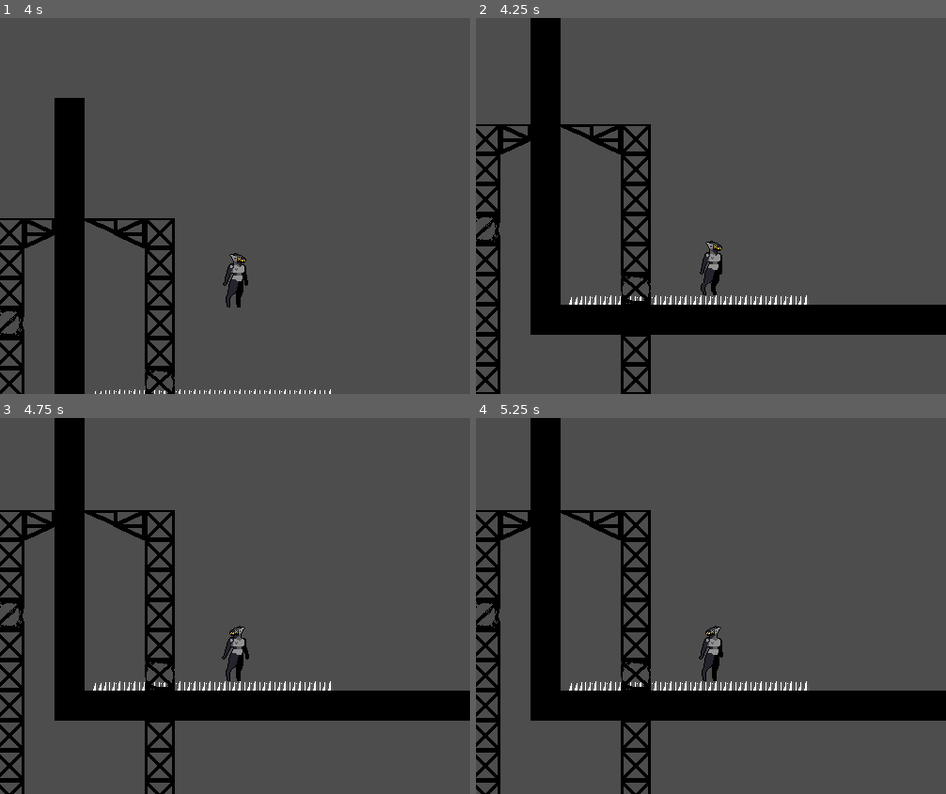
Above: before the commit, frames 1-4 (two rows, left to right).
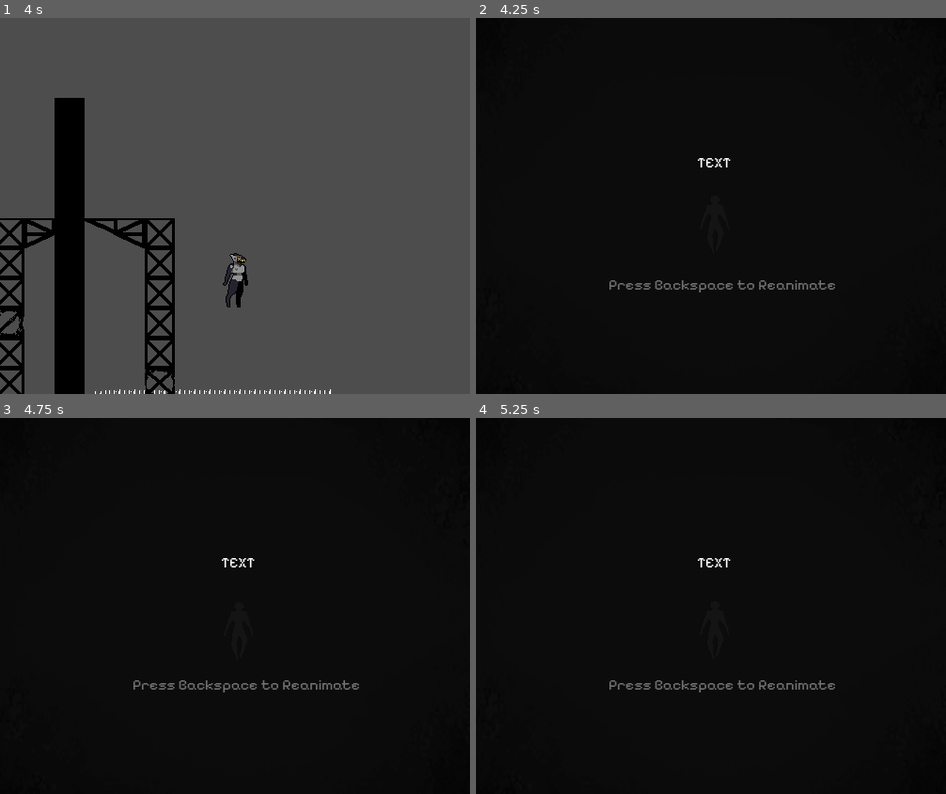
Above: after the commit, the same moments.

Repository: flrping/two-body-problem
Game: Godot game, scene res://scenes/levels/l1_p1.tscn
Two runs of this game, one before a commit and one after it. Both use one fixed random seed, a clock stepped at 60 frames per second and the inputs below.
Inputs:
- Up to frame 1 (4 s): tap Enter (ui_accept) at 0.5, 0.77, 1.52, 3.02, 3.77 s; hold Right (ui_right) 0.53-2.03 s; hold Left (ui_left) 2.03-2.78 s; hold Right (ui_right) from 2.78 s (still down)
- Up to frame 2 (4.25 s): keep holding Right (ui_right)
- Up to frame 3 (4.75 s): release Right (ui_right) at 4.28 s; hold Left (ui_left) from 4.28 s (still down); tap Enter (ui_accept) at 4.52 s
- Up to frame 4 (5.25 s): tap Enter (ui_accept) at 5 s; release Left (ui_left) at 5.03 s; hold Right (ui_right) from 5.03 s (still down)

Frame 1 is identical in both runs. In frame 2, 83% of the frame differs, in the area x 0-100%, y 0-100%; in frame 3, 83%; in frame 4, 83%.

Commit message:
death screen and revival

Diff:
--- /dev/null
+++ b/src/scenes/death_screen.tscn
@@ -0,0 +1,63 @@
+[gd_scene load_steps=7 format=3 uid="uid://bu8dcus8nm4on"]
+
+[ext_resource type="Texture2D" uid="uid://da4cn4dsxx2gm" path="res://assets/backgrounds/afterlifebackground.png" id="1_dwo6e"]
+[ext_resource type="FontFile" uid="uid://byxax6tlb31sx" path="res://assets/fonts/pixelify/PixelifySans-VariableFont_wght.ttf" id="2_mqh5l"]
+[ext_resource type="Texture2D" uid="uid://rn45mma4ftjt" path="res://assets/reanimate_last.png" id="3_mqh5l"]
+[ext_resource type="Script" uid="uid://n0oxx6vwx36l" path="res://scripts/death_screen_sprite.gd" id="4_7ns25"]
+
+[sub_resource type="LabelSettings" id="LabelSettings_7ns25"]
+font = ExtResource("2_mqh5l")
+
+[sub_resource type="LabelSettings" id="LabelSettings_gwety"]
+font = ExtResource("2_mqh5l")
+font_color = Color(0.44203168, 0.44203168, 0.44203168, 1)
+shadow_size = 0
+
+[node name="DeathScreen" type="Control"]
+z_index = 1
+layout_mode = 3
+anchors_preset = 15
+anchor_right = 1.0
+anchor_bottom = 1.0
+offset_top = -50.0
+offset_right = -500.0
+offset_bottom = -450.0
+grow_horizontal = 2
+grow_vertical = 2
+
+[node name="TextureRect" type="TextureRect" parent="."]
+layout_mode = 0
+offset_left = -231.0
+offset_top = -9.0
+offset_right = 717.0
+offset_bottom = 414.0
+texture = ExtResource("1_dwo6e")
+
+[node name="Message" type="Label" parent="."]
+layout_mode = 0
+offset_left = 133.0
+offset_top = 144.0
+offset_right = 375.0
+offset_bottom = 167.0
+text = "TEXT"
+label_settings = SubResource("LabelSettings_7ns25")
+horizontal_alignment = 1
+
+[node name="Reanimate" type="Label" parent="."]
+layout_mode = 0
+offset_left = 141.0
+offset_top = 274.0
+offset_right = 383.0
+offset_bottom = 297.0
+text = "Press Backspace to Reanimate"
+label_settings = SubResource("LabelSettings_gwety")
+horizontal_alignment = 1
+
+[node name="Sprite" type="TextureRect" parent="."]
+layout_mode = 0
+offset_left = 217.0
+offset_top = 179.0
+offset_right = 291.0
+offset_bottom = 253.0
+texture = ExtResource("3_mqh5l")
+script = ExtResource("4_7ns25")
--- a/src/scenes/player.tscn
+++ b/src/scenes/player.tscn
@@ -1,8 +1,9 @@
-[gd_scene load_steps=27 format=3 uid="uid://dt3anowi1fbkx"]
+[gd_scene load_steps=39 format=3 uid="uid://dt3anowi1fbkx"]
 
 [ext_resource type="Script" uid="uid://bv04ggu6sv6je" path="res://scripts/player.gd" id="1_xo3ru"]
 [ext_resource type="Texture2D" uid="uid://bci87y7y5ilx" path="res://assets/2broidle.png" id="2_g2els"]
 [ext_resource type="Texture2D" uid="uid://bd4ul6gdvpr1a" path="res://assets/2bro_run.png" id="3_qhqgy"]
+[ext_resource type="Texture2D" uid="uid://cin8ono1x2mxt" path="res://assets/reanimate.png" id="3_qlg0r"]
 [ext_resource type="Texture2D" uid="uid://tu1jlm0ajgea" path="res://assets/2broruntransition.png" id="4_dqkch"]
 
 [sub_resource type="AtlasTexture" id="AtlasTexture_qhqgy"]
@@ -52,6 +53,50 @@
 [sub_resource type="AtlasTexture" id="AtlasTexture_f1ej7"]
 atlas = ExtResource("2_g2els")
 region = Rect2(594, 0, 54, 62)
+
+[sub_resource type="AtlasTexture" id="AtlasTexture_4ni07"]
+atlas = ExtResource("3_qlg0r")
+region = Rect2(0, 0, 75, 74)
+
+[sub_resource type="AtlasTexture" id="AtlasTexture_l71n6"]
+atlas = ExtResource("3_qlg0r")
+region = Rect2(75, 0, 75, 74)
+
+[sub_resource type="AtlasTexture" id="AtlasTexture_ke2ow"]
+atlas = ExtResource("3_qlg0r")
+region = Rect2(150, 0, 75, 74)
+
+[sub_resource type="AtlasTexture" id="AtlasTexture_ujl30"]
+atlas = ExtResource("3_qlg0r")
+region = Rect2(225, 0, 75, 74)
+
+[sub_resource type="AtlasTexture" id="AtlasTexture_31cv2"]
+atlas = ExtResource("3_qlg0r")
+region = Rect2(300, 0, 75, 74)
+
+[sub_resource type="AtlasTexture" id="AtlasTexture_pf23h"]
+atlas = ExtResource("3_qlg0r")
+region = Rect2(375, 0, 75, 74)
+
+[sub_resource type="AtlasTexture" id="AtlasTexture_dt7fs"]
+atlas = ExtResource("3_qlg0r")
+region = Rect2(450, 0, 75, 74)
+
+[sub_resource type="AtlasTexture" id="AtlasTexture_wqfne"]
+atlas = ExtResource("3_qlg0r")
+region = Rect2(525, 0, 75, 74)
+
+[sub_resource type="AtlasTexture" id="AtlasTexture_wnwbv"]
+atlas = ExtResource("3_qlg0r")
+region = Rect2(600, 0, 75, 74)
+
+[sub_resource type="AtlasTexture" id="AtlasTexture_gl8cc"]
+atlas = ExtResource("3_qlg0r")
+region = Rect2(675, 0, 75, 74)
+
+[sub_resource type="AtlasTexture" id="AtlasTexture_487ah"]
+atlas = ExtResource("3_qlg0r")
+region = Rect2(750, 0, 75, 74)
 
 [sub_resource type="AtlasTexture" id="AtlasTexture_oprun"]
 atlas = ExtResource("3_qhqgy")
@@ -127,6 +172,44 @@
 "loop": true,
 "name": &"idle",
 "speed": 5.0
+}, {
+"frames": [{
+"duration": 1.0,
+"texture": SubResource("AtlasTexture_4ni07")
+}, {
+"duration": 1.0,
+"texture": SubResource("AtlasTexture_l71n6")
+}, {
+"duration": 1.0,
+"texture": SubResource("AtlasTexture_ke2ow")
+}, {
+"duration": 1.0,
+"texture": SubResource("AtlasTexture_ujl30")
+}, {
+"duration": 1.0,
+"texture": SubResource("AtlasTexture_31cv2")
+}, {
+"duration": 1.0,
+"texture": SubResource("AtlasTexture_pf23h")
+}, {
+"duration": 1.0,
+"texture": SubResource("AtlasTexture_dt7fs")
+}, {
+"duration": 1.0,
+"texture": SubResource("AtlasTexture_wqfne")
+}, {
+"duration": 1.0,
+"texture": SubResource("AtlasTexture_wnwbv")
+}, {
+"duration": 1.0,
+"texture": SubResource("AtlasTexture_gl8cc")
+}, {
+"duration": 1.0,
+"texture": SubResource("AtlasTexture_487ah")
+}],
+"loop": false,
+"name": &"reanimate",
+"speed": 12.0
 }, {
 "frames": [{
 "duration": 1.0,
@@ -183,7 +266,7 @@
 [node name="AnimatedSprite2D" type="AnimatedSprite2D" parent="."]
 texture_filter = 1
 sprite_frames = SubResource("SpriteFrames_3vyb7")
-animation = &"idle"
+animation = &"reanimate"
 
 [node name="CollisionShape2D" type="CollisionShape2D" parent="."]
 visible = false
--- /dev/null
+++ b/src/scripts/death_screen_sprite.gd
@@ -0,0 +1,15 @@
+extends TextureRect
+
+var amplitude = 10.0
+var speed = 2.0
+var base_y = 0.0
+var time = 0.0
+
+# Called when the node enters the scene tree for the first time.
+func _ready() -> void:
+	base_y = position.y
+
+# Called every frame. 'delta' is the elapsed time since the previous frame.
+func _process(delta: float) -> void:
+	time += delta * speed
+	position.y = base_y + sin(time) * amplitude
--- a/src/scripts/hazard.gd
+++ b/src/scripts/hazard.gd
@@ -2,6 +2,7 @@
 class_name HazardArea2D
 
 @export var damage: int = 0;
+@onready var deathScreen = load("res://scenes/death_screen.tscn")
 
 func _ready() -> void:
 	body_entered.connect(_on_area_2d_body_entered)
@@ -9,3 +10,12 @@
 func _on_area_2d_body_entered(body: Node2D) -> void:
 	if body.is_in_group("Player"):
 		body.is_alive = false;
+
+		# spawns the death screen.
+		# probably should move this logic to a signal that the game itself listens to in the future.
+		var exists = get_tree().current_scene.get_node_or_null("Player/Camera2D/DeathScreen")
+		if exists == null:
+			var _deathScreen = deathScreen.instantiate()
+			_deathScreen.name = "DeathScreen"
+			get_tree().current_scene.get_node("Player/Camera2D").position_smoothing_enabled = false
+			get_tree().current_scene.get_node("Player/Camera2D").add_child(_deathScreen)
--- a/src/scripts/player.gd
+++ b/src/scripts/player.gd
@@ -82,7 +82,7 @@
 			animation.flip_h = true
 		else:
 			animation.flip_h = false
-	else:
+	elif is_alive:
 		real_velocity.x = move_toward(real_velocity.x, 0, SPEED)
 		animation.play("idle")
 
@@ -107,7 +107,6 @@
 
 func _input(event: InputEvent) -> void:
 	if Input.is_action_pressed("ui_text_backspace") and not is_alive:
-		is_alive = true # we may want to change the order of this. we could temp save the position.
 		real_velocity = Vector2(0,0)
 
 		var _corpse = corpse.instantiate()
@@ -118,7 +117,17 @@
 		get_tree().current_scene.add_child(_corpse)
 
 		has_died.emit()
+
+		var exists = get_tree().current_scene.get_node_or_null("Player/Camera2D/DeathScreen")
+		if exists != null:
+			exists.free()
+
+		camera.position_smoothing_enabled = true
+		animation.play("reanimate")
+		await animation.animation_finished
+
 		position = spawn.position
+		is_alive = true
 
 func set_locked_camera(x, y, enable_x: bool, enable_y: bool):
 	lock_camera_x = enable_x
Binary file added: src/assets/backgrounds/afterlifebackground.png
Not shown, added: src/assets/backgrounds/afterlifebackground.png.import
Not shown, added: src/assets/fonts/pixelify/OFL.txt
Binary file added: src/assets/fonts/pixelify/PixelifySans-VariableFont_wght.ttf
Not shown, added: src/assets/fonts/pixelify/PixelifySans-VariableFont_wght.ttf.import
Not shown, added: src/assets/fonts/pixelify/README.txt
Binary file added: src/assets/fonts/pixelify/static/PixelifySans-Bold.ttf
Not shown, added: src/assets/fonts/pixelify/static/PixelifySans-Bold.ttf.import
Binary file added: src/assets/fonts/pixelify/static/PixelifySans-Medium.ttf
Not shown, added: src/assets/fonts/pixelify/static/PixelifySans-Medium.ttf.import
Binary file added: src/assets/fonts/pixelify/static/PixelifySans-Regular.ttf
Not shown, added: src/assets/fonts/pixelify/static/PixelifySans-Regular.ttf.import
(and 5 more such lines)
